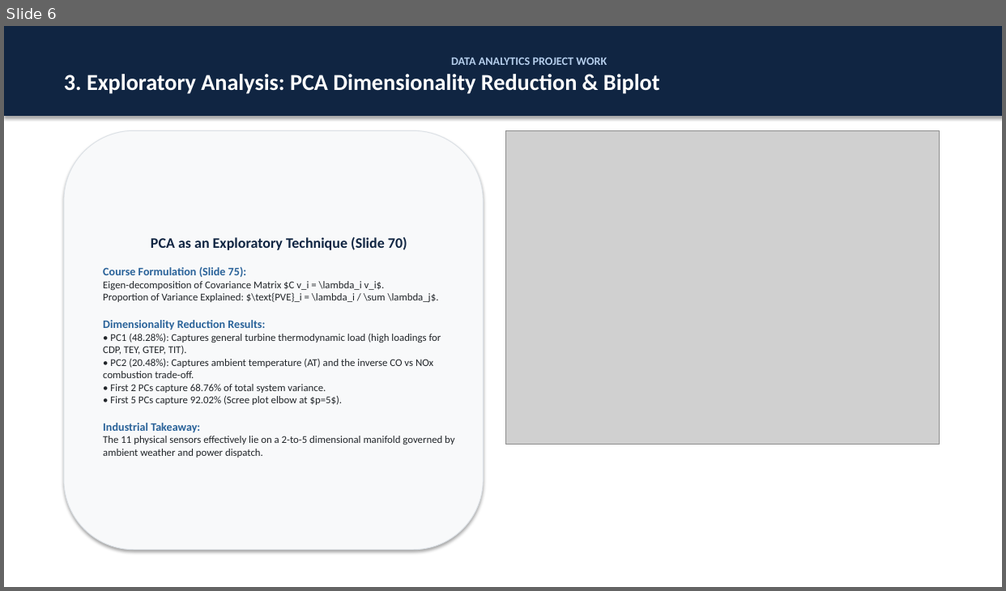
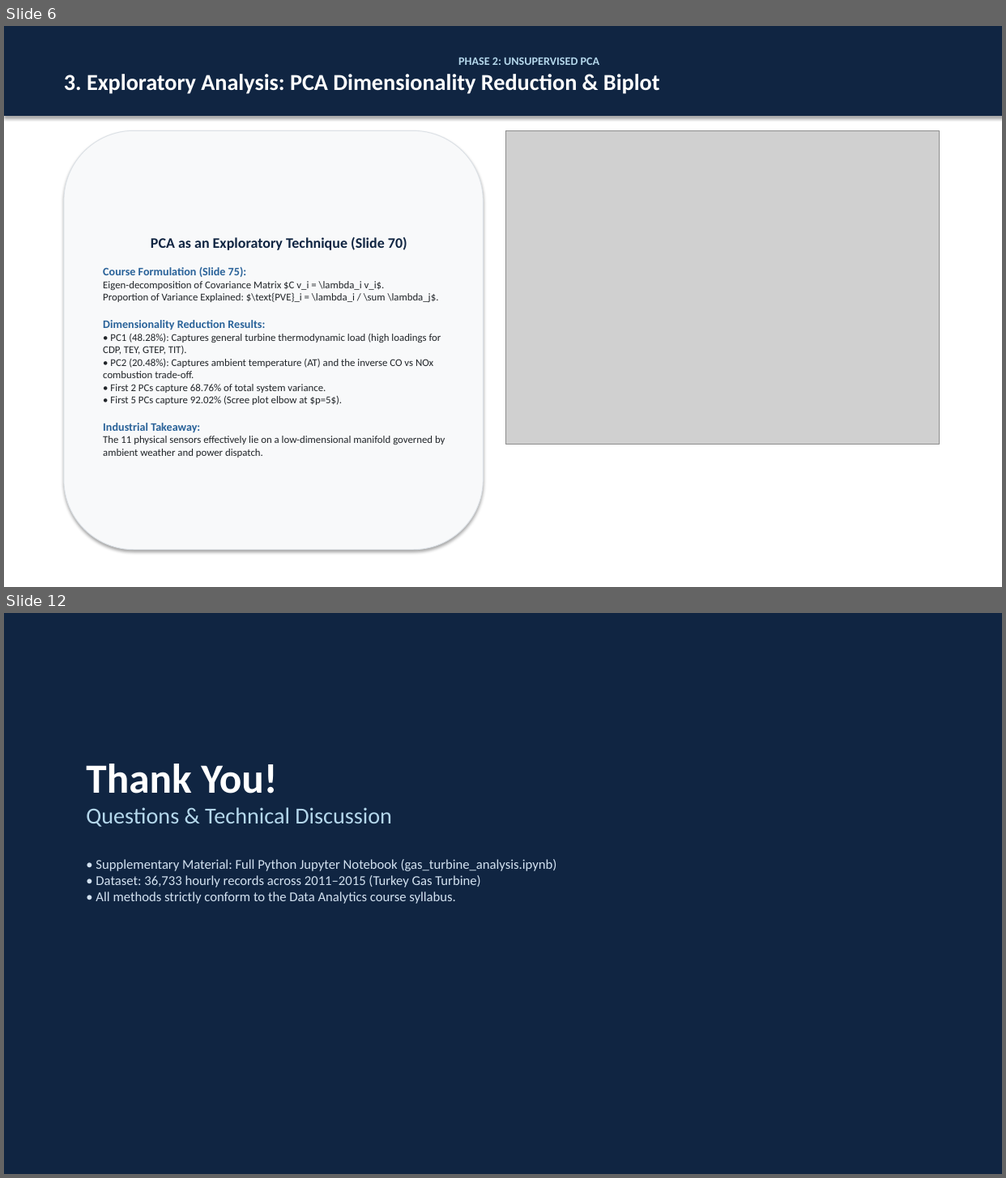
Before and after one commit to guidomariadifiore/DataAnalysisProject, a slide deck: presentation.pptx. Shown one above the other, each under a label of ours: slide 6 before the commit, slides 6 and 12 after it; the slides between them are not shown. The pictures are 1006x591 and 1006x1178 pixels, drawn with LibreOffice and Linux fonts; fonts in the diff are those of the drawing; grey boxes stand for pictures. Boxes give left, top, right and bottom in pixels: in the first picture for what was removed or moved away, otherwise in the second. Text is boxed around its words. In the diff, an @@ line names an element or a change of style, - is before the commit and + after.

```diff
--- a/presentation.pptx
+++ b/presentation.pptx
@@ slide 12 added at <box>4,613,1002,1174</box>, background #FFFFFF @@
@@ rectangle added at <box>4,613,1002,1174</box>, fill #102542, outline #102542 0.75 pt @@
@@ text added at <box>86,764,557,904</box>, 13 pt, text #D2E1F0 @@
+Thank You!
+Questions & Technical Discussion
+• Supplementary Material: Full Python Jupyter Notebook (gas_turbine_analysis.ipynb)
+• Dataset: 36,733 hourly records across 2011–2015 (Turkey Gas Turbine)
+• All methods strictly conform to the Data Analytics course syllabus.
@@ slide 6 changed as well @@
@@ text in rectangle at <box>458,57,600,65</box>: text changed; text colour #B4CDEB to #B4D7EB @@
-DATA ANALYTICS PROJECT WORK
+PHASE 2: UNSUPERVISED PCA
@@ text in rounded rectangle at <box>103,436,445,458</box>: text changed @@
-The 11 physical sensors effectively lie on a 2-to-5 dimensional manifold governed by ambient weather and power dispatch.
+The 11 physical sensors effectively lie on a low-dimensional manifold governed by ambient weather and power dispatch.
```
Also in this commit, not shown: 6 other slides changed, 4 other slides added, 4 other files.
